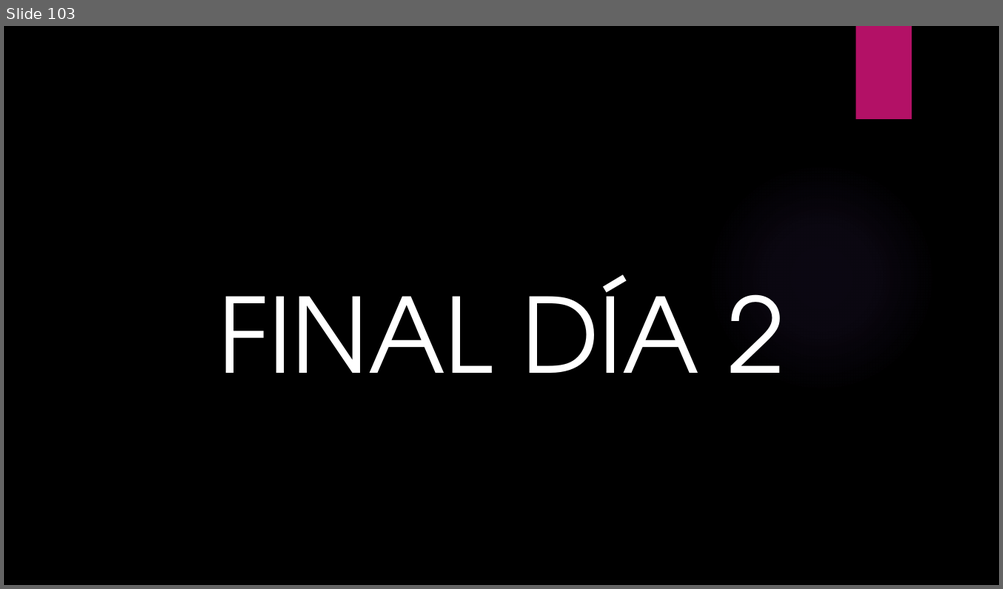
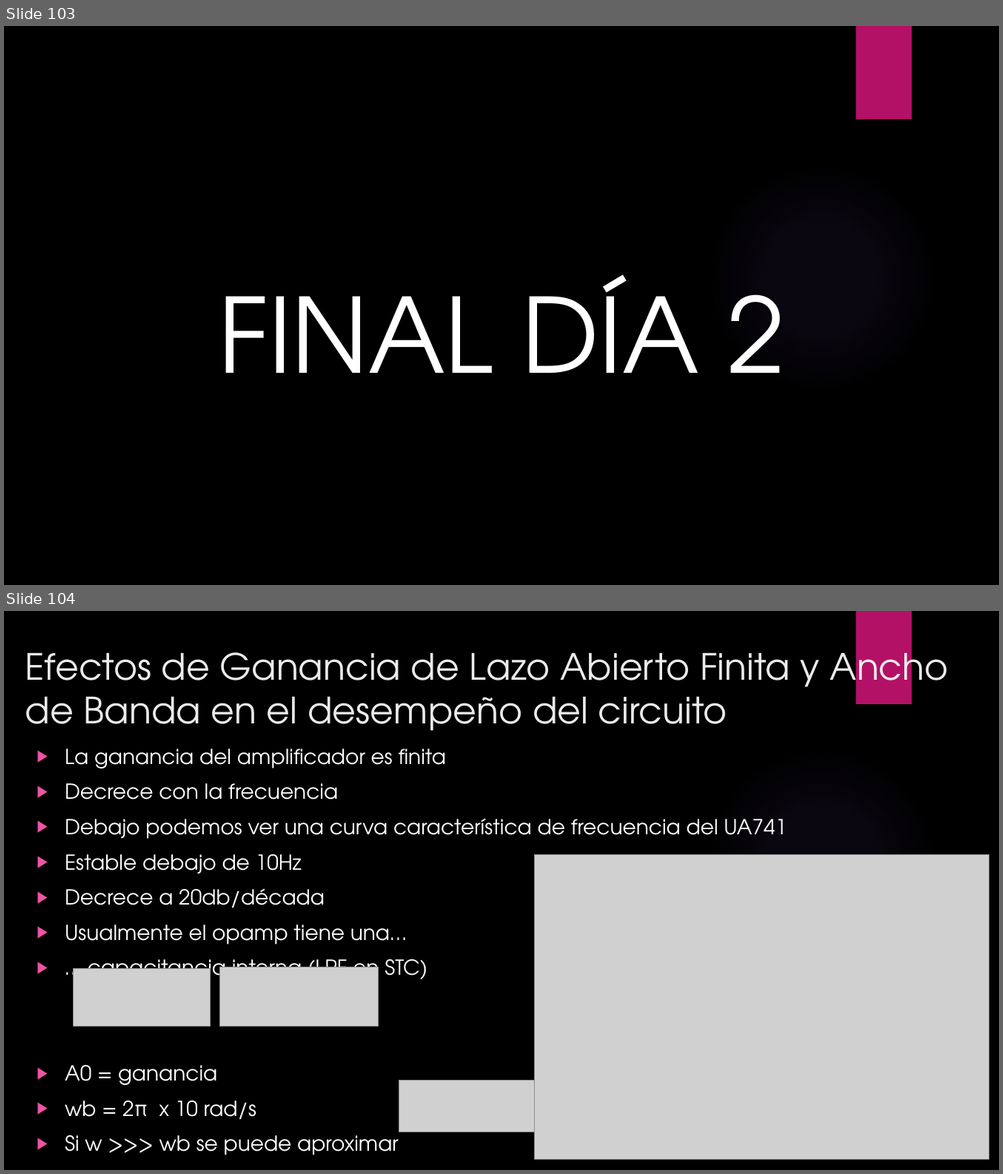
Before and after one commit to ulatinaedupa/ElectronicsII, a slide deck: Presentación/Electronica II.pptx. Shown one above the other, each under a label of ours: slide 103 before the commit, slides 103 and 104 after it. The pictures are 1003x589 and 1003x1174 pixels, drawn with LibreOffice and Linux fonts; fonts in the diff are those of the drawing; grey boxes stand for pictures; background and template pictures are left out. Boxes give left, top, right and bottom in pixels: in the first picture for what was removed or moved away, otherwise in the second. Text is boxed around its words. In the diff, an @@ line names an element or a change of style, - is before the commit and + after.

```diff
--- a/Presentación/Electronica II.pptx
+++ b/Presentación/Electronica II.pptx
@@ slide 104 added at (4, 611, 999, 1170), background picture (left out); not listed: 2 template elements that a slide beside it also shows @@
@@ title added at (25, 642, 948, 731), 35 pt, text #EBEBEB @@
+Efectos de Ganancia de Lazo Abierto Finita y Ancho de Banda en el desempeño del circuito
@@ text added at (65, 749, 786, 1156), 20 pt, text #FFFFFF @@
+▶ La ganancia del amplificador es finita
+▶ Decrece con la frecuencia
+▶ Debajo podemos ver una curva característica de frecuencia del UA741
+▶ Estable debajo de 10Hz
+▶ Decrece a 20db/década
+▶ Usualmente el opamp tiene una…
+▶ … capacitancia interna (LPF en STC)
+▶ A0 = ganancia
+▶ wb = 2π x 10 rad/s
+▶ Si w >>> wb se puede aproximar
@@ picture added at (535, 855, 989, 1160) @@
@@ picture added at (74, 968, 210, 1027) @@
@@ picture added at (219, 968, 378, 1027) @@
@@ picture added at (398, 1081, 535, 1133) @@
```
Also in this commit, not shown: 1 slide changed, 18 other slides added, 2 other files.
